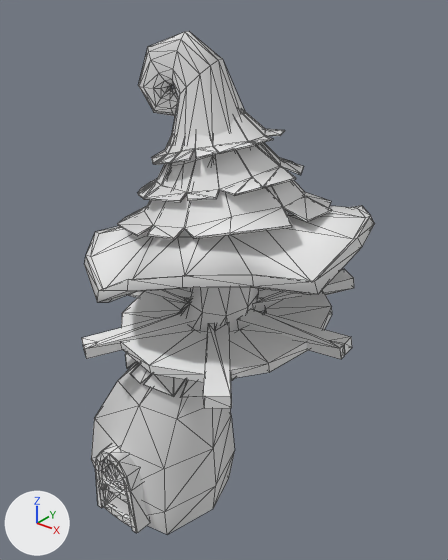
The FBX model Assets/_Resources/3D_Background/Models/Main_Object/Sm_MushroomHouse_Main_02.fbx as it was, and as the next commit left it.
Rendered twice from a 50 mm camera at (5.6, -6.96, 8.21) aimed at (0.01, 0.02, 3.88). Lighting does not change. The marker at lower left points along +X, +Y and +Z. Mesh edges are drawn as thin lines. Where no turn or scale is listed for an object, it has been applied to the vertices.
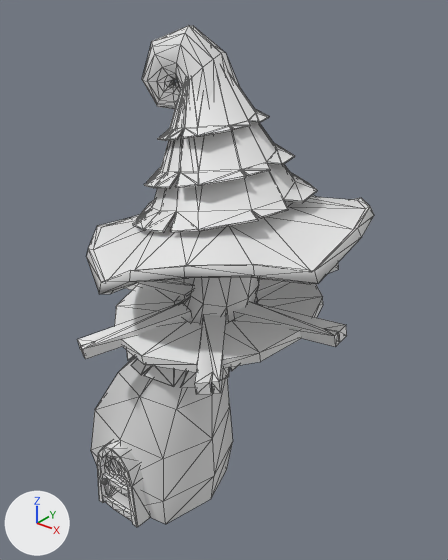
Where the change shows, as pixel boxes [x1, y1, x2, y2] in the pictures (448 x 560 px; the box of a moved part takes in the faces that stretch with it):
'Box055', reshaped
    before: [82, 31, 375, 534]
    after: [77, 25, 374, 527]
part 1 of me_mesh, moved or reshaped
    before: [237, 309, 352, 359]
    after: [234, 302, 347, 347]
part 2 of me_mesh, moved or reshaped
    before: [121, 288, 332, 382]
    after: [115, 278, 323, 372]
part 3 of me_mesh, moved or reshaped
    before: [203, 323, 232, 408]
    after: [195, 314, 226, 394]
part 4 of me_mesh, moved or reshaped
    before: [82, 312, 192, 359]
    after: [77, 303, 192, 359]
part 5 of me_mesh, moved or reshaped (not visible before)
    after: [126, 279, 193, 302]
part 6 of me_mesh, moved or reshaped (not visible afterwards)
    before: [128, 289, 193, 304]
part 7 of me_mesh, added
    after: [254, 263, 339, 302]
part 8 of me_mesh, moved or reshaped
    before: [125, 287, 259, 398]
    after: [127, 277, 259, 388]
part 9 of me_mesh, moved or reshaped
    before: [91, 362, 235, 534]
    after: [91, 357, 233, 524]
part 10 of me_mesh, moved or reshaped
    before: [102, 459, 130, 518]
    after: [105, 455, 131, 511]
part 11 of me_mesh, moved or reshaped
    before: [105, 465, 125, 489]
    after: [108, 459, 127, 483]
part 12 of me_mesh, moved or reshaped
    before: [101, 478, 128, 503]
    after: [103, 473, 129, 497]
part 13 of me_mesh, moved or reshaped
    before: [101, 484, 106, 490]
    after: [101, 478, 108, 485]
part 14 of me_mesh, moved or reshaped
    before: [103, 501, 132, 527]
    after: [104, 495, 132, 521]
part 15 of me_mesh, rebuilt (7% narrower)
    before: [84, 31, 375, 302]
    after: [93, 25, 365, 280]
part 16 of me_mesh, rebuilt
    before: [138, 143, 304, 202]
    after: [144, 121, 295, 189]
part 17 of me_mesh, rebuilt
    before: [117, 180, 332, 240]
    after: [133, 164, 317, 233]
part 18 of me_mesh, rebuilt (16% narrower, 25% taller)
    before: [151, 109, 285, 165]
    after: [157, 71, 269, 141]
part 19 of me_mesh, rebuilt
    before: [95, 444, 150, 533]
    after: [104, 440, 150, 527]
part 20 of me_mesh, added
    after: [87, 195, 374, 294]
part 21 of me_mesh, added
    after: [142, 26, 188, 109]
part 22 of me_mesh, added
    after: [97, 447, 138, 527]
part 23 of me_mesh, deleted
    before: [254, 269, 354, 312]

The change, as a list of edits to the scene's bpy script:
```text
Change me_mesh:
    remove me_mesh.from_pydata(...)  # 897 vertices, 1579 faces; spans x -2.11..2.35, y -2.24..2.15, z -0.11..7.57
    add me_mesh.from_pydata(...)  # 950 vertices, 1579 faces; spans x -2.23..2.23, y -2.22..2.22, z 0.0..7.64
    me_mesh part 1: the loose piece of 14 vertices spanning x 0.61..2.35, y -0.41..-0.02, z 3.38..3.73 is turned -1.4 degrees about the y axis through its middle and scaled by 0.994, then moved by (-0.12, 0.06, 0.1)
    me_mesh part 2: the loose piece of 48 vertices spanning x -1.51..1.87, y -1.88..1.5, z 3.14..3.71 is scaled about its middle by (0.994, 0.995, 1.05), then moved by (-0.16, 0.01, 0.09)
    me_mesh part 3: the loose piece of 14 vertices spanning x 0.31..1.64, y -2.09..-0.51, z 3.27..3.54 is multiplied about its middle by the matrix ((-0.992, -0.031, -0.058), (0.038, -0.984, -0.132), (-0.053, -0.134, 0.983)), then moved by (-0.17, 0.05, 0.1)
    me_mesh part 4: the loose piece of 14 vertices spanning x -1.23..0.06, y -2.1..-0.5, z 3.07..3.5 is multiplied about its middle by the matrix ((0.982, -0.159, -0.042), (0.16, 0.983, 0.02), (0.038, -0.026, 0.995)), then moved by (0.0, -0.07, 0.1)
    me_mesh part 5: the loose piece of 14 vertices spanning x -1.21..0.04, y 0.06..1.71, z 3.37..3.64 is multiplied about its middle by the matrix ((0.538, -0.825, -0.134), (0.83, 0.546, -0.026), (0.095, -0.098, 0.985)), then moved by (-0.77, -1.06, -0.07)
    me_mesh part 6: the loose piece of 14 vertices spanning x -2.11..-0.37, y -0.41..-0.02, z 3.16..3.51 is multiplied about its middle by the matrix ((-0.567, -0.803, -0.146), (0.816, -0.564, -0.07), (-0.026, -0.16, 0.981)), then moved by (0.45, 1.17, 0.26)
    me_mesh part 7: the loose piece of 14 vertices spanning x 0.61..2.35, y -0.41..-0.02, z 3.38..3.73 is copied, and the copy is multiplied about its middle by the matrix ((0.454, -0.875, -0.124), (0.881, 0.46, -0.022), (0.077, -0.1, 0.986)), then moved by (-0.87, 1.27, 0.17); it spans x 0.07..1.12, y 0.19..1.9, z 3.49..3.94
    me_mesh part 8: the loose piece of 97 vertices spanning x -1.23..0.79, y -1.54..0.69, z 2.51..5.1 is multiplied about its middle by the matrix ((0.997, 0.001, 0.004), (-0.001, 0.997, 0.001), (-0.004, -0.001, 0.997)), then moved by (-0.06, 0.09, 0.09)
    me_mesh part 9: the loose piece of 40 vertices spanning x -1.81..0.56, y -1.92..0.33, z -0.11..3.47 is multiplied about its middle by the matrix ((0.993, 0.0, 0.01), (0.0, 0.995, 0.005), (0.005, 0.003, 0.996)), then moved by (-0.08, 0.08, 0.09)
    me_mesh part 10: the loose piece of 23 vertices spanning x -1.0..-0.27, y -2.03..-2.02, z 0.0..1.27 is scaled about its middle by (0.993, -5.75e-05, 0.996), then moved by (-0.07, 0.12, -0.01)
    me_mesh part 11: the loose piece of 28 vertices spanning x -0.89..-0.39, y -2.03..-1.97, z 0.73..1.11 is moved by (-0.07, 0.13, -0.01)
    me_mesh part 12: the loose piece of 16 vertices spanning x -1.04..-0.23, y -2.06..-1.98, z 0.51..0.66 is moved by (-0.08, 0.1, -0.01)
    me_mesh part 13: the loose piece of 26 vertices spanning x -0.92..-0.81, y -2.15..-2.06, z 0.54..0.65 is moved by (-0.09, 0.1, -0.01)
    me_mesh part 14: the loose piece of 16 vertices spanning x -1.03..-0.23, y -2.06..-1.98, z 0.0..0.15 is moved by (-0.08, 0.1, 0.0)
    me_mesh part 15: the loose piece of 196 vertices spanning x -2.02..2.26, y -2.24..2.15, z 4.07..7.57 is rebuilt with 68 vertices and now spans x -1.96..2.08, y -2.03..2.11, z 4.32..7.64
    me_mesh part 16: the loose piece of 82 vertices spanning x -1.29..1.19, y -1.21..1.19, z 5.3..6.62 is rebuilt with 82 vertices and now spans x -1.19..1.02, y -1.1..1.18, z 5.45..7.22
    me_mesh part 17: the loose piece of 82 vertices spanning x -1.53..1.6, y -1.59..1.51, z 4.74..6.42 is rebuilt with 82 vertices and now spans x -1.37..1.37, y -1.36..1.46, z 4.86..7.05
    me_mesh part 18: the loose piece of 82 vertices spanning x -1.03..0.8, y -1.01..0.94, z 5.75..6.87 is rebuilt with 82 vertices and now spans x -0.99..0.62, y -0.81..0.87, z 6.1..7.4
    me_mesh part 19: the loose piece of 45 vertices spanning x -1.14..-0.13, y -2.09..-1.78, z 0.0..1.42 is rebuilt with 18 vertices and now spans x -1.21..-0.21, y -1.97..-1.69, z 0.0..1.41
    me_mesh part 20: a new loose piece of 80 vertices spanning x -2.06..2.21, y -2.15..2.22, z 4.15..5.28
    me_mesh part 21: a new loose piece of 72 vertices spanning x -1.2..-0.45, y -0.55..0.21, z 6.5..7.64
    me_mesh part 22: a new loose piece of 36 vertices spanning x -1.2..-0.23, y -1.99..-1.9, z 0.0..1.41
    me_mesh part 23: the loose piece of 14 vertices spanning x 0.28..1.57, y 0.09..1.69, z 3.42..3.85 is deleted
```
